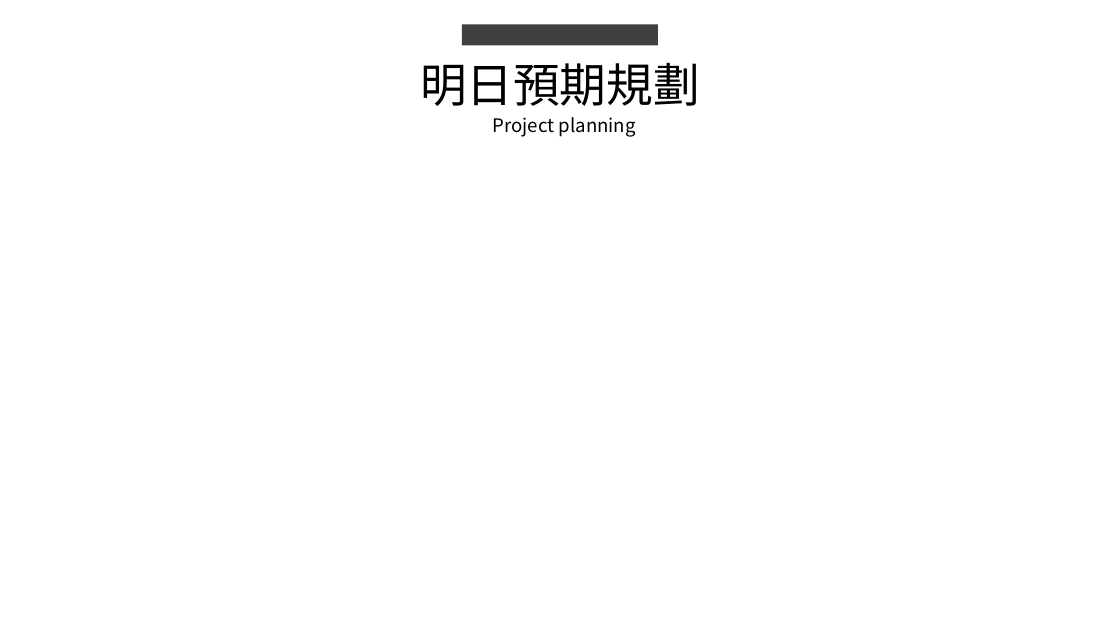
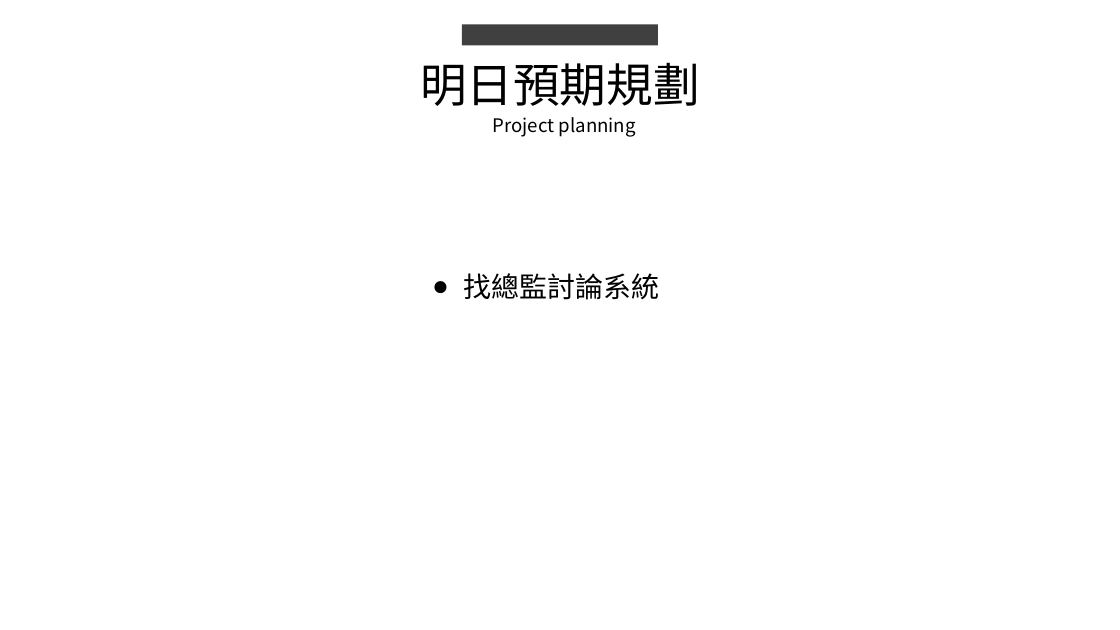
Before and after one commit to king637324/KnowledgeGreenhouseSystem, a slide deck: slide 6 of 工作日報_葉柏漢/2021.09/2021.09.14(加班)~2021.09.15工作日報_葉柏漢.pptx (slide 4 before the commit). Drawn at 1120x630 pixels with LibreOffice and Linux fonts; fonts in the diff are those of the drawing. Boxes give left, top, right and bottom in pixels: in the first picture for what was removed or moved away, otherwise in the second. Text is boxed around its words. In the diff, an @@ line names an element or a change of style, - is before the commit and + after.

```diff
--- a/工作日報_葉柏漢/2021.09/2021.09.14(加班)~2021.09.15工作日報_葉柏漢.pptx
+++ b/工作日報_葉柏漢/2021.09/2021.09.14(加班)~2021.09.15工作日報_葉柏漢.pptx
@@ text added at (464,273,660,300), 24 pt, text #000000 @@
+● 找總監討論系統
```
Also in this commit, not shown: 2 other slides changed, 2 slides added, 2 other files.
